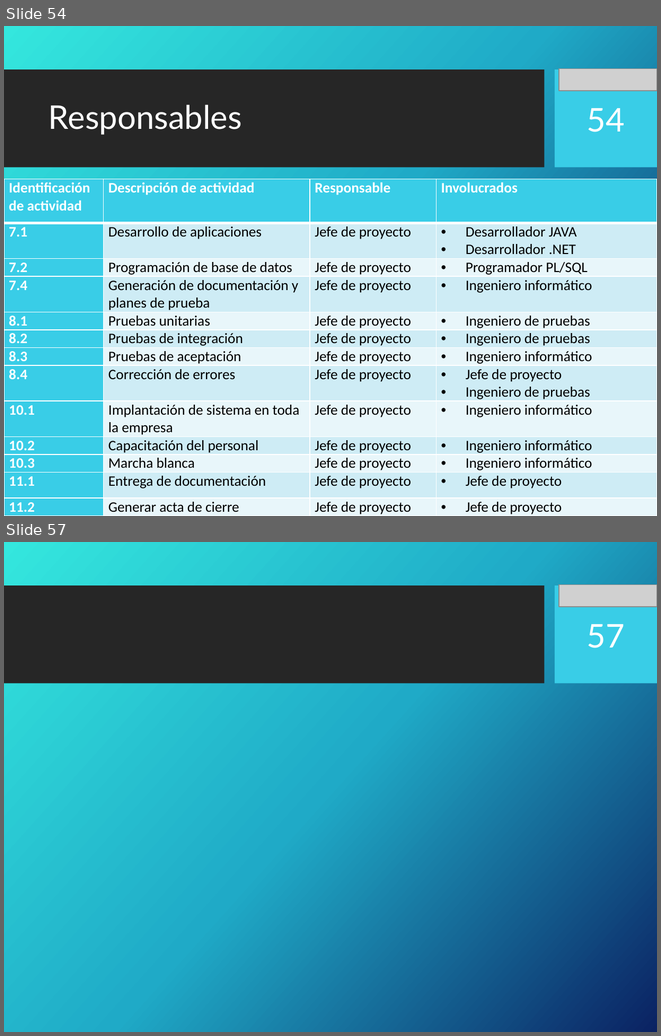
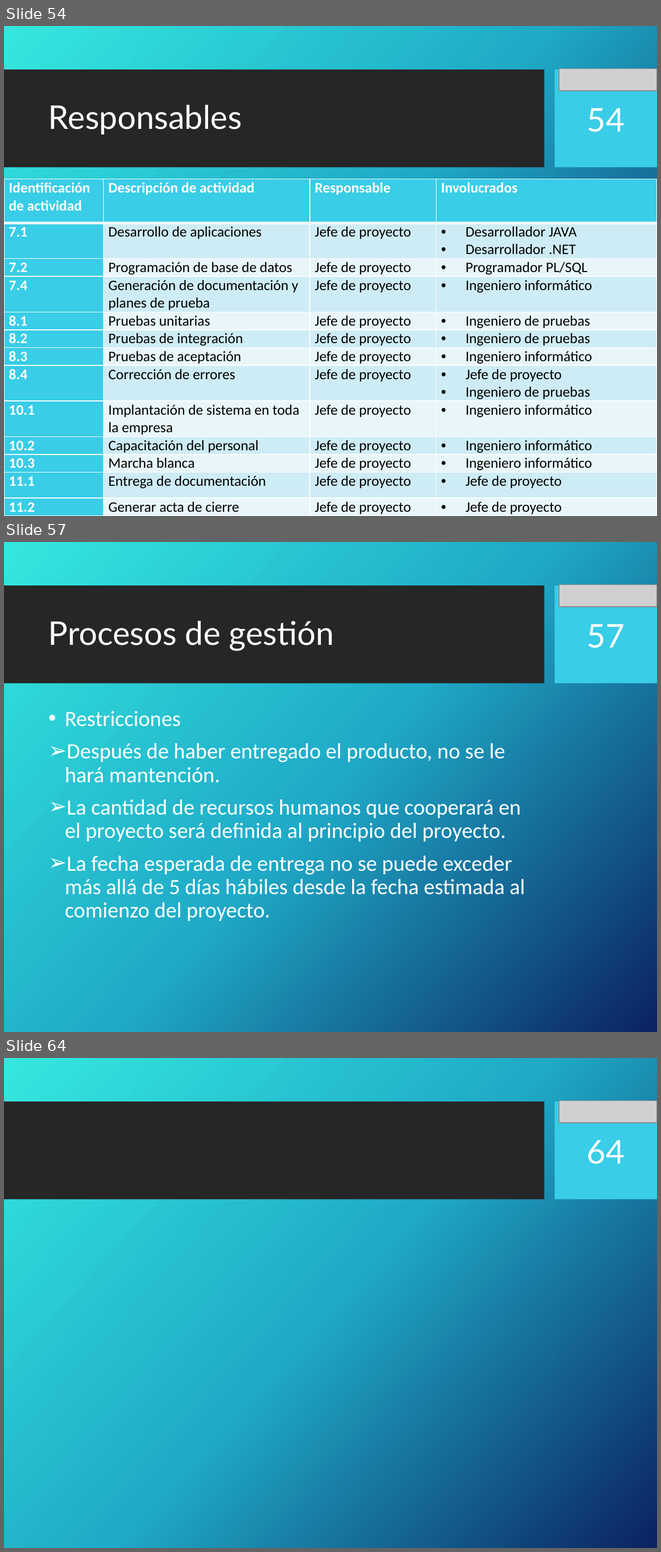
Before and after one commit to portafolio2016/hipocrates, a slide deck: docs/plan-de-proyecto/ppt-iteracion1.pptx. Shown one above the other, each under a label of ours: slides 54 and 57 before the commit, slides 54, 57 and 64 after it; the slides between them are not shown. The pictures are 661x1036 and 661x1552 pixels, drawn with LibreOffice and Linux fonts; fonts in the diff are those of the drawing; grey boxes stand for pictures; background and template pictures are left out. Boxes give left, top, right and bottom in pixels: in the first picture for what was removed or moved away, otherwise in the second. Text is boxed around its words. In the diff, an @@ line names an element or a change of style, - is before the commit and + after.

Commit message:
Agregado procesos de gestion  y gestion de riesgos

```diff
--- a/docs/plan-de-proyecto/ppt-iteracion1.pptx
+++ b/docs/plan-de-proyecto/ppt-iteracion1.pptx
@@ slide 57 added at [4, 542, 657, 1032], background picture (left out); not listed: 2 template elements that a slide beside it also shows @@
@@ picture added at [559, 585, 657, 607] @@
@@ title added at [49, 620, 334, 651], 36 pt, text #FFFFFF @@
+Procesos de gestión
@@ page number added at [587, 624, 625, 648], 36 pt, text #FFFFFF @@
+57
@@ text added at [65, 711, 525, 921], 24 pt, text #FFFFFF @@
+• Restricciones
+➢ Después de haber entregado el producto, no se le hará mantención.
+➢ La cantidad de recursos humanos que cooperará en el proyecto será definida al principio del proyecto.
+➢ La fecha esperada de entrega no se puede exceder más allá de 5 días hábiles desde la fecha estimada al comienzo del proyecto.
@@ what was slide 57 is now slide 64 @@
@@ page number at [587, 1140, 625, 1164]: text changed @@
-57
+64
```
Also in this commit, not shown: 2 slides changed, 8 other slides added, 2 slides removed.
